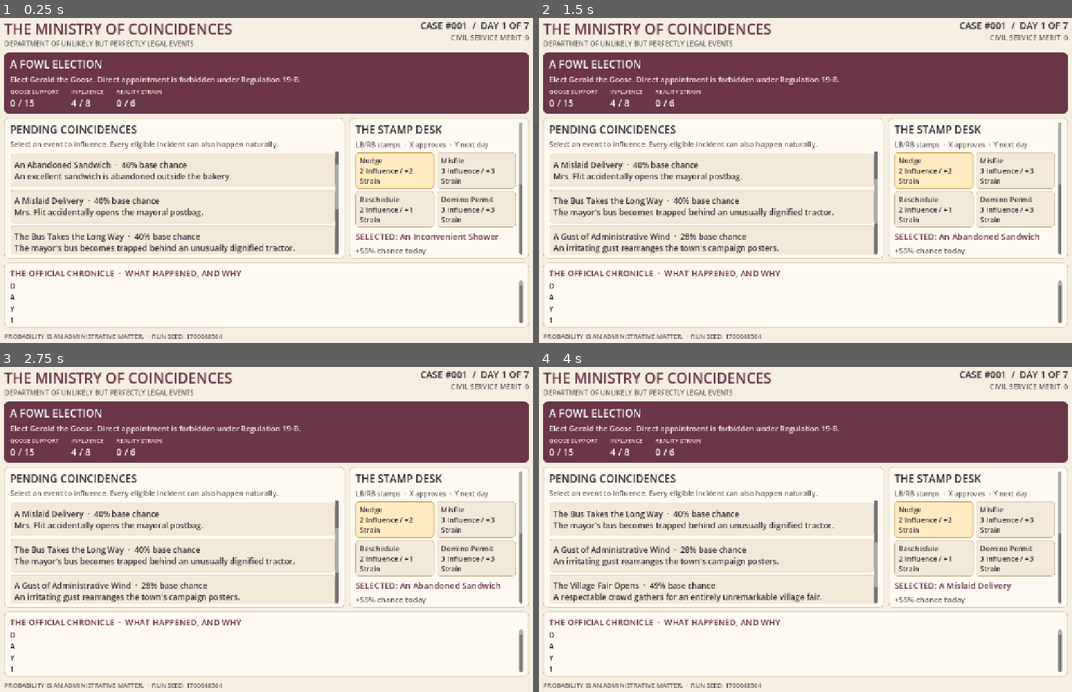
Above: before the commit, frames 1-4 (two rows, left to right).
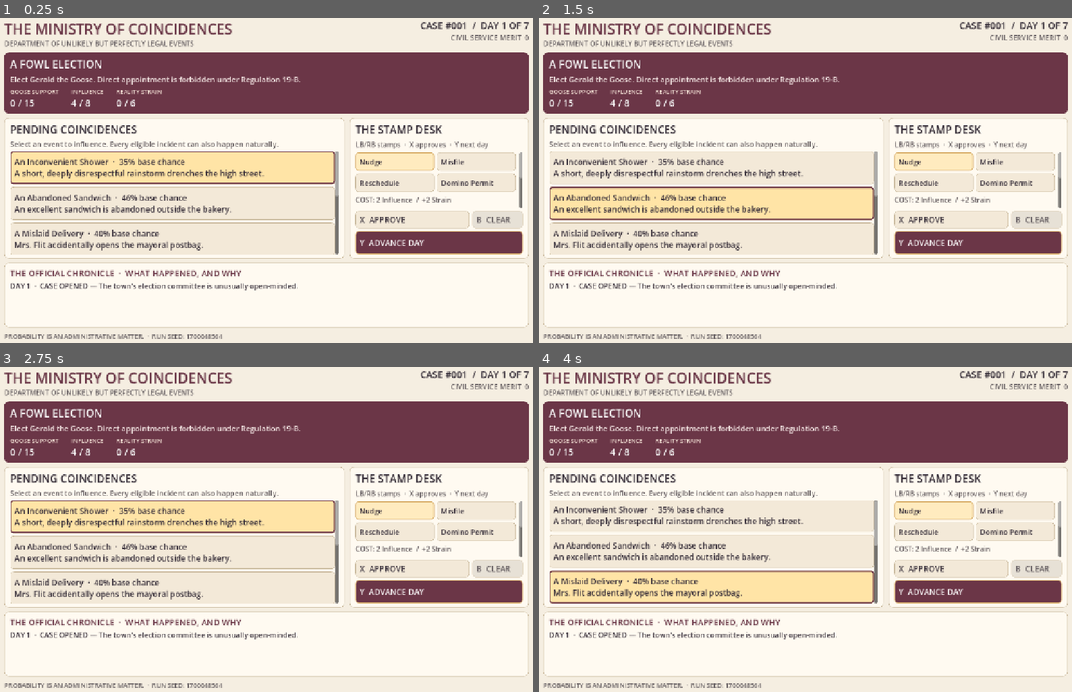
Above: after the commit, the same moments.

Repository: killjoy00/ministry
Game: Godot game, scene res://scenes/main.tscn
The game is run twice, just before and just after one commit, with the same random seed, the same clock (stepped at 60 frames per second) and the same inputs.
Inputs:
- Up to frame 1 (0.25 s): no input
- Up to frame 2 (1.5 s): click "An Inconvenient Shower · 35% …" at 0.5 s; click "An Abandoned Sandwich · 46% b…" at 1.25 s
- Up to frame 3 (2.75 s): click "An Inconvenient Shower · 35% …" at 2 s
- Up to frame 4 (4 s): click "An Abandoned Sandwich · 46% b…" at 2.75 s; click "A Mislaid Delivery · 40% base…" at 3.5 s

The runs differ from the first frame. In frame 1, 18% of the frame differs, in the area x 2-99%, y 32-94%; in frame 2, 18%; in frame 3, 18%; in frame 4, 18%.

Commit message:
Finish Steam Deck UI layout, focus and always-visible actions

Diff:
--- a/scripts/main.gd
+++ b/scripts/main.gd
@@ -142,7 +142,18 @@
 	_chronicle()
 	_footer()
 	if initial_focus != null:
-		initial_focus.grab_focus.call_deferred()
+		_focus_after_layout(initial_focus)
+
+func _focus_after_layout(target: Control) -> void:
+	# The headless smoke test may render before the scene tree is active.
+	if not is_inside_tree():
+		return
+	var tree := get_tree()
+	# Focus only after the layout pass: early focus can scroll the selected
+	# event offscreen even though it is the first opportunity.
+	await tree.process_frame
+	if is_instance_valid(target) and target.is_inside_tree():
+		target.grab_focus()
 
 func _header() -> void:
 	var top := HBoxContainer.new()
@@ -223,17 +234,21 @@
 	var right := _card(CARD)
 	right.custom_minimum_size.x = 425
 	main_row.add_child(right)
+	# The action buttons stay visible while the longer stamp descriptions scroll.
+	var desk_shell := VBoxContainer.new()
+	desk_shell.add_theme_constant_override("separation", 7)
+	right.add_child(desk_shell)
+	desk_shell.add_child(_label("THE STAMP DESK", 25, INK, true))
+	desk_shell.add_child(_label("LB/RB stamps  ·  X approves  ·  Y next day", 16, MUTED))
 	var desk_scroll := ScrollContainer.new()
 	desk_scroll.size_flags_vertical = Control.SIZE_EXPAND_FILL
 	desk_scroll.size_flags_horizontal = Control.SIZE_EXPAND_FILL
 	desk_scroll.follow_focus = true
-	right.add_child(desk_scroll)
+	desk_shell.add_child(desk_scroll)
 	var desk := VBoxContainer.new()
 	desk.size_flags_horizontal = Control.SIZE_EXPAND_FILL
 	desk.add_theme_constant_override("separation", 7)
 	desk_scroll.add_child(desk)
-	desk.add_child(_label("THE STAMP DESK", 25, INK, true))
-	desk.add_child(_label("LB/RB stamps  ·  X approves  ·  Y next day", 16, MUTED))
 	var stamps := GridContainer.new()
 	stamps.columns = 2
 	stamps.add_theme_constant_override("h_separation", 6)
@@ -241,13 +256,15 @@
 	desk.add_child(stamps)
 	for id in SimulationEngine.STAMP_ORDER:
 		var stamp: Dictionary = SimulationEngine.STAMPS[id]
-		var stamp_button := _button("%s\n%d Influence / +%d Strain" % [stamp["name"], stamp["cost"], stamp["strain"]], id == selected_stamp)
-		stamp_button.custom_minimum_size = Vector2(187, 63)
+		var stamp_button := _button(str(stamp["name"]), id == selected_stamp)
+		stamp_button.custom_minimum_size = Vector2(187, 44)
 		stamp_button.add_theme_font_size_override("font_size", 17)
 		stamp_button.pressed.connect(_select_stamp.bind(id))
 		stamps.add_child(stamp_button)
 	var rule := sim.get_rule(selected_event)
 	if not rule.is_empty():
+		var selected_stamp_info: Dictionary = SimulationEngine.STAMPS[selected_stamp]
+		desk.add_child(_label("COST: %d Influence  /  +%d Strain" % [selected_stamp_info["cost"], selected_stamp_info["strain"]], 16, MUTED))
 		desk.add_child(_label("SELECTED: " + str(rule["title"]), 20, BURGUNDY, true))
 		desk.add_child(_label(SimulationEngine.STAMPS[selected_stamp]["description"], 18, MUTED))
 		desk.add_child(_label("Possible consequences: " + _effects_label(rule), 17, INK))
@@ -257,23 +274,27 @@
 	if not sim.pending.is_empty():
 		pending_text = "%s / %s" % [SimulationEngine.STAMPS[sim.pending["stamp"]]["name"], sim.get_rule(str(sim.pending["target"]))["title"]]
 	desk.add_child(_label("APPROVAL: " + pending_text, 17, GREEN, true))
+	desk.add_child(_label("REALITY FORECAST: " + sim.forecast(), 17, BURGUNDY))
 	var controls := HBoxContainer.new()
 	controls.add_theme_constant_override("separation", 7)
-	desk.add_child(controls)
+	desk_shell.add_child(controls)
 	var approve := _button("X  APPROVE")
+	approve.custom_minimum_size.x = 220
+	approve.autowrap_mode = TextServer.AUTOWRAP_OFF
 	approve.size_flags_horizontal = Control.SIZE_EXPAND_FILL
 	approve.disabled = not sim.can_stamp(selected_stamp, selected_event)
 	approve.pressed.connect(_approve_stamp)
 	controls.add_child(approve)
 	var clear := _button("B  CLEAR")
+	clear.custom_minimum_size.x = 120
+	clear.autowrap_mode = TextServer.AUTOWRAP_OFF
 	clear.disabled = sim.pending.is_empty()
 	clear.pressed.connect(_clear_stamp)
 	controls.add_child(clear)
 	var advance := _button("Y  ADVANCE DAY", true, true)
 	advance.custom_minimum_size.y = 55
 	advance.pressed.connect(_advance_day)
-	desk.add_child(advance)
-	desk.add_child(_label("REALITY FORECAST: " + sim.forecast(), 17, BURGUNDY))
+	desk_shell.add_child(advance)
 
 func _result_screen() -> void:
 	var panel := _card(CARD)
@@ -320,6 +341,7 @@
 	log_scroll.size_flags_vertical = Control.SIZE_EXPAND_FILL
 	layout.add_child(log_scroll)
 	var log_items := VBoxContainer.new()
+	log_items.size_flags_horizontal = Control.SIZE_EXPAND_FILL
 	log_items.add_theme_constant_override("separation", 3)
 	log_scroll.add_child(log_items)
 	for entry in sim.history_summary(9):
@@ -334,7 +356,12 @@
 	var note := _label("PROBABILITY IS AN ADMINISTRATIVE MATTER.  ·  RUN SEED: %d" % sim.seed, 15, MUTED)
 	note.size_flags_horizontal = Control.SIZE_EXPAND_FILL
 	line.add_child(note)
-	line.add_child(_label(feedback, 15, GREEN))
+	var feedback_label := _label(feedback, 15, GREEN)
+	feedback_label.custom_minimum_size.x = 340
+	feedback_label.autowrap_mode = TextServer.AUTOWRAP_OFF
+	feedback_label.clip_text = true
+	feedback_label.horizontal_alignment = HORIZONTAL_ALIGNMENT_RIGHT
+	line.add_child(feedback_label)
 
 func _event_caption(rule: Dictionary) -> String:
 	var chance: int = roundi(float(rule["chance"]) * 100.0)
